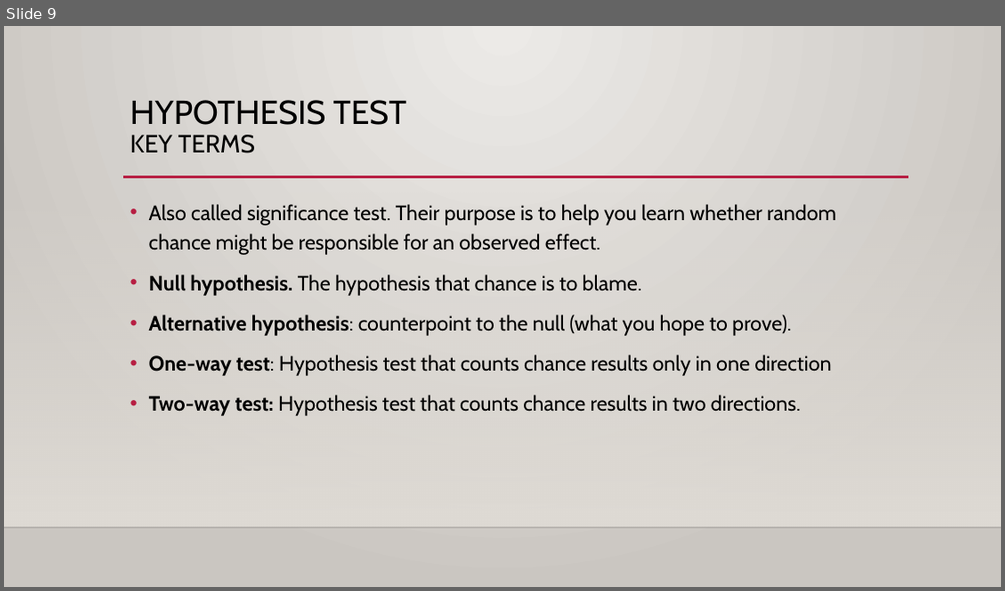
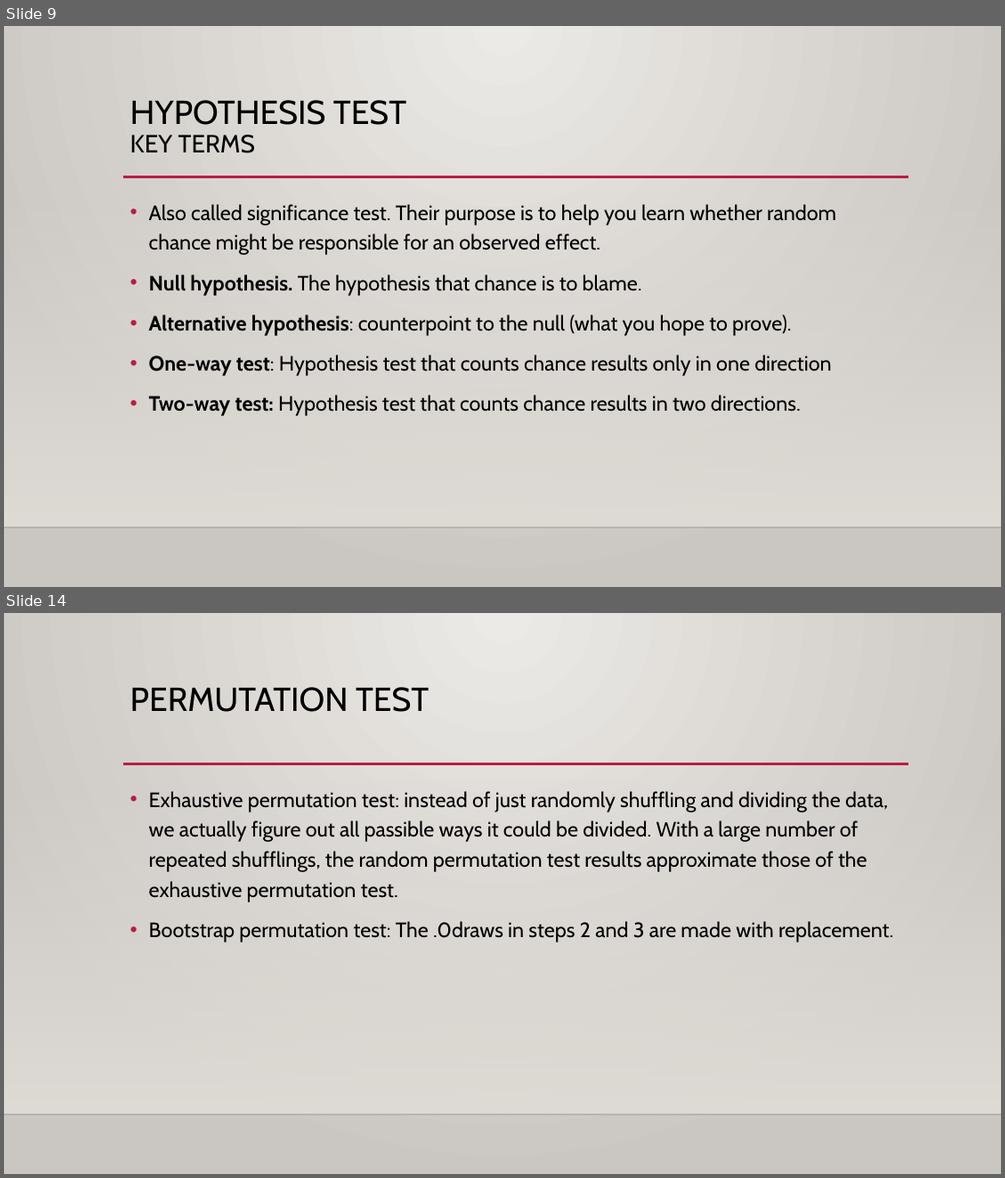
Before and after one commit to AdolfoCastilloC/StatisticsForDS, a slide deck: ppt/Practical Statistics for Data science_Chapter3.pptx. Shown one above the other, each under a label of ours: slide 9 before the commit, slides 9 and 14 after it; the slides between them are not shown. The pictures are 1005x591 and 1005x1178 pixels, drawn with LibreOffice and Linux fonts; fonts in the diff are those of the drawing; background and template pictures are left out. Boxes give left, top, right and bottom in pixels: in the first picture for what was removed or moved away, otherwise in the second. Text is boxed around its words. In the diff, an @@ line names an element or a change of style, - is before the commit and + after.

```diff
--- a/ppt/Practical Statistics for Data science_Chapter3.pptx
+++ b/ppt/Practical Statistics for Data science_Chapter3.pptx
@@ slide 14 added at box(4, 613, 1001, 1174), background gradient #ECEAE7 to #CAC7C1; not listed: 3 template elements that a slide beside it also shows @@
@@ title added at box(130, 687, 429, 712), 32 pt, text #000000 @@
+PERMUTATION TEST
@@ text added at box(149, 791, 893, 942), 20 pt, text #000000 @@
+• Exhaustive permutation test: instead of just randomly shuffling and dividing the data, we actually figure out all passible ways it could be divided. With a large number of repeated shufflings, the random permutation test results approximate those of the exhaustive permutation test.
+• Bootstrap permutation test: The .0draws in steps 2 and 3 are made with replacement.
```
Also in this commit, not shown: 2 slides changed, 7 other slides added, 1 slide removed.
